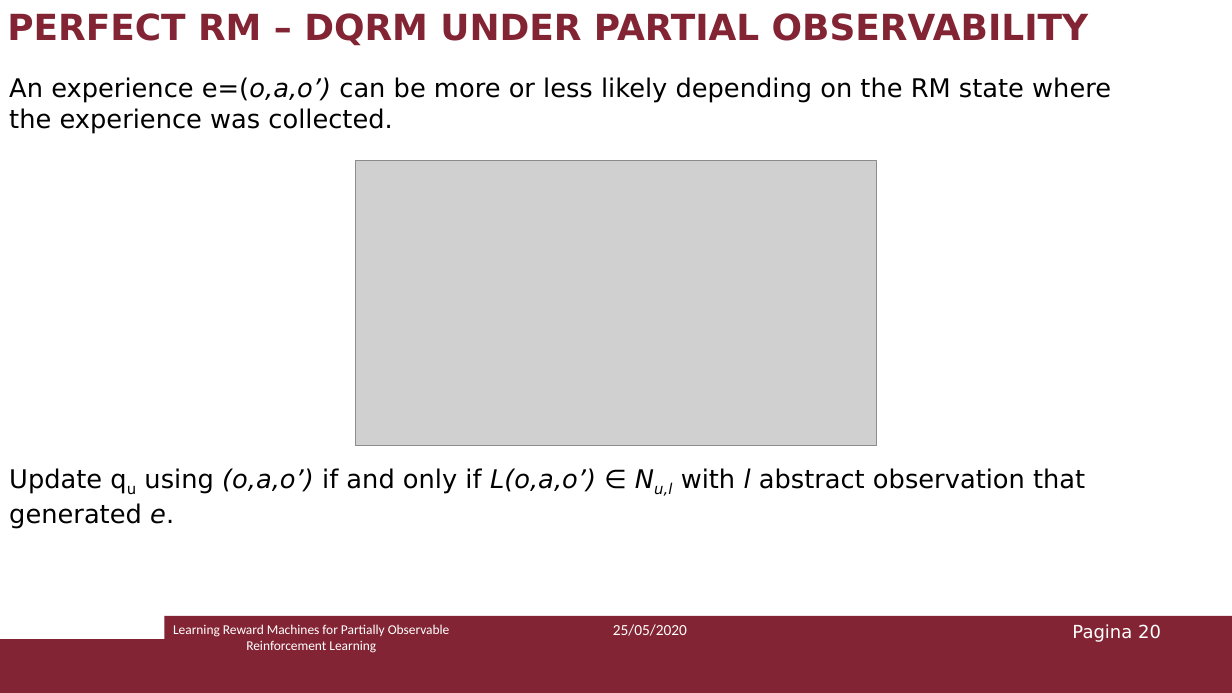
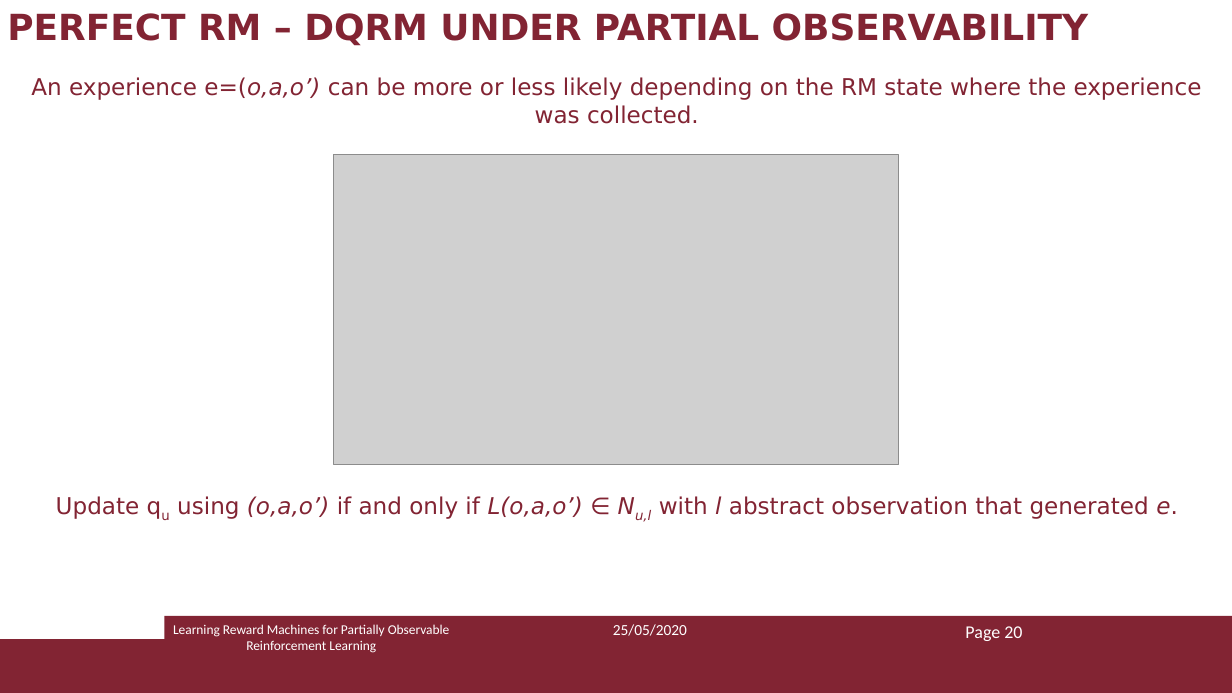
Before and after one commit to Marvet94/reasoning_agents_project_2020, a slide deck: slide 20 of ra_presentazione.pptx. Drawn at 1232x693 pixels with LibreOffice and Linux fonts; fonts in the diff are those of the drawing; grey boxes stand for pictures. Boxes give left, top, right and bottom in pixels: in the first picture for what was removed or moved away, otherwise in the second. Text is boxed around its words. In the diff, an @@ line names an element or a change of style, - is before the commit and + after.

```diff
--- a/ra_presentazione.pptx
+++ b/ra_presentazione.pptx
@@ text "An experience e=(o,a,o’) can be ..." at [31,77,1202,522]: size 20 to 18 pt, text colour #000000 to #822433; alignment left to centre @@
@@ picture: place and size @@
-picture at [356,161,877,445]
+picture at [334,155,899,465]
@@ text at [965,626,1022,641]: text changed; font DejaVu Sans to Calibri @@
-Pagina 20
+Page 20
```
Also in this commit, not shown: 23 other slides changed, 1 other file.
